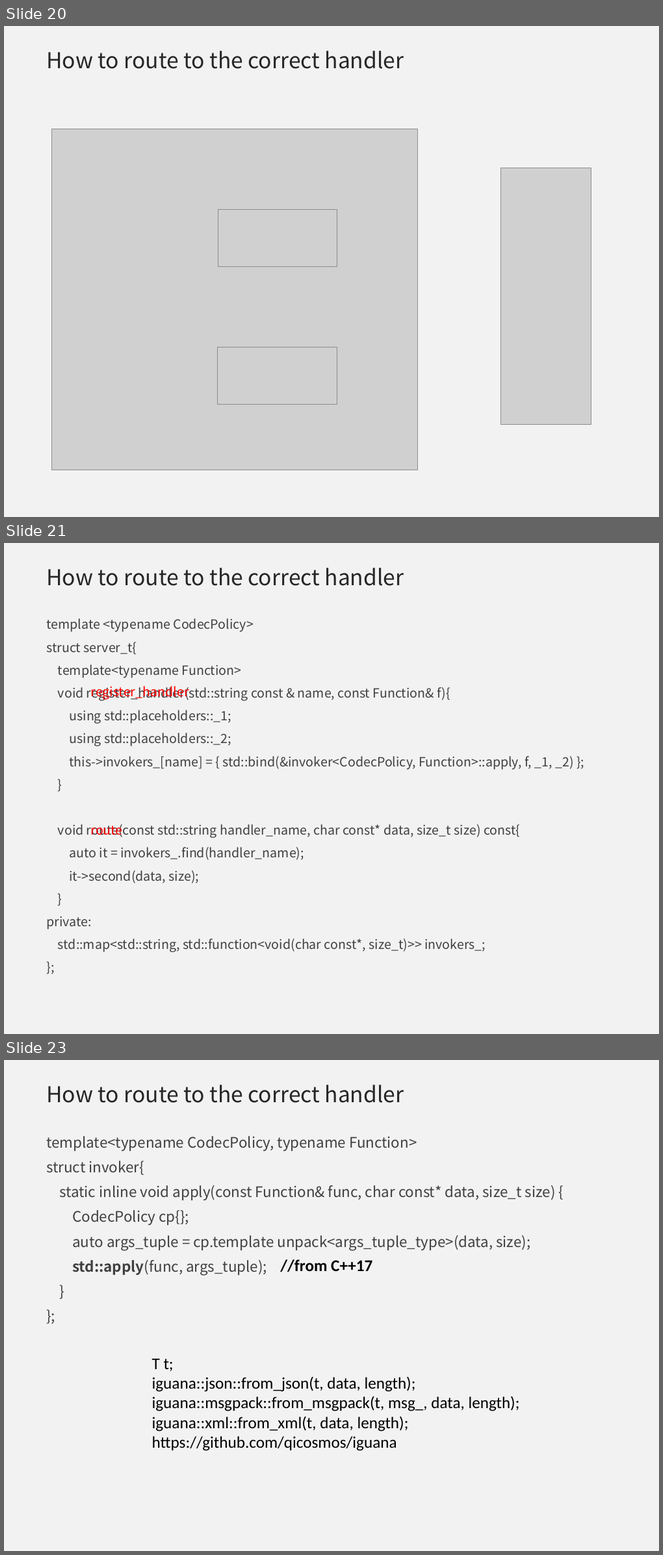
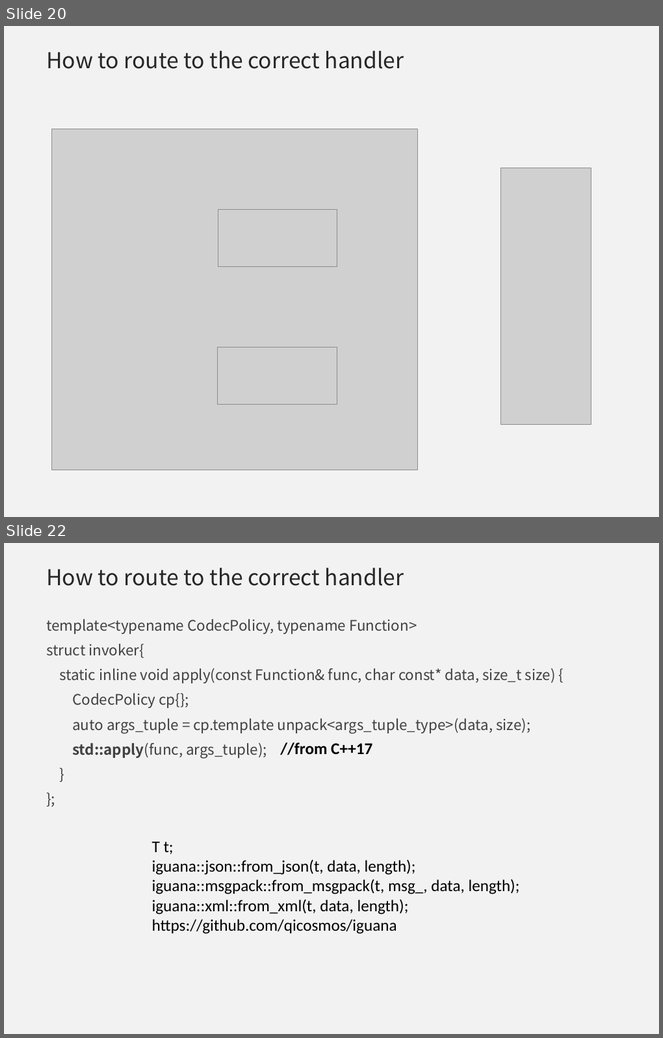
Before and after one commit to qicosmos/cppnow2017-ppt, a slide deck: An easy to use RPC framework implemented by c++11 and c++14 - shorter.pptx. Shown one above the other, each under a label of ours: slides 20, 21 and 23 before the commit, slides 20 and 22 after it; the slides between them are not shown. The pictures are 663x1555 and 663x1038 pixels, drawn with LibreOffice and Linux fonts; fonts in the diff are those of the drawing; grey boxes stand for pictures; background and template pictures are left out. Boxes give left, top, right and bottom in pixels: in the first picture for what was removed or moved away, otherwise in the second. Text is boxed around its words. In the diff, an @@ line names an element or a change of style, - is before the commit and + after.

```diff
--- a/An easy to use RPC framework implemented by c++11 and c++14 - shorter.pptx
+++ b/An easy to use RPC framework implemented by c++11 and c++14 - shorter.pptx
@@ slide 21 removed at (4,543,659,1034), background #F2F2F2 @@
@@ title removed at (46,568,404,586) @@
-How to route to the correct handler
@@ text removed at (46,618,574,953) @@
-template <typename CodecPolicy>
-struct server_t{
-template<typename Function>
-void register_handler(std::string const & name, const Function& f){
-using std::placeholders::_1;
-using std::placeholders::_2;
-this->invokers_[name] = { std::bind(&invoker<CodecPolicy, Function>::apply, f, _1, _2) };
-}
-void route(const std::string handler_name, char const* data, size_t size) const{
-auto it = invokers_.find(handler_name);
-it->second(data, size);
-}
-private:
-std::map<std::string, std::function<void(char const*, size_t)>> invokers_;
-};
@@ text removed at (91,686,189,700) @@
-register_handler
@@ text removed at (91,824,123,837) @@
-route
@@ what was slide 23 is now slide 22 @@
```
Also in this commit, not shown: 1 slide changed.
